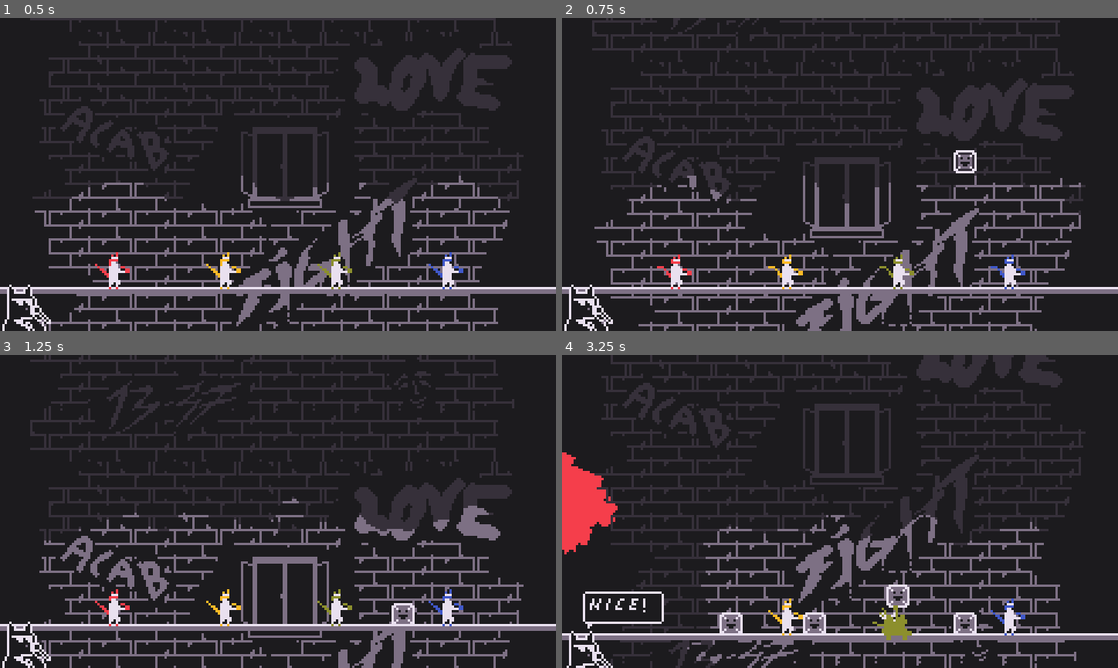
Above: before the commit, frames 1-4 (two rows, left to right).
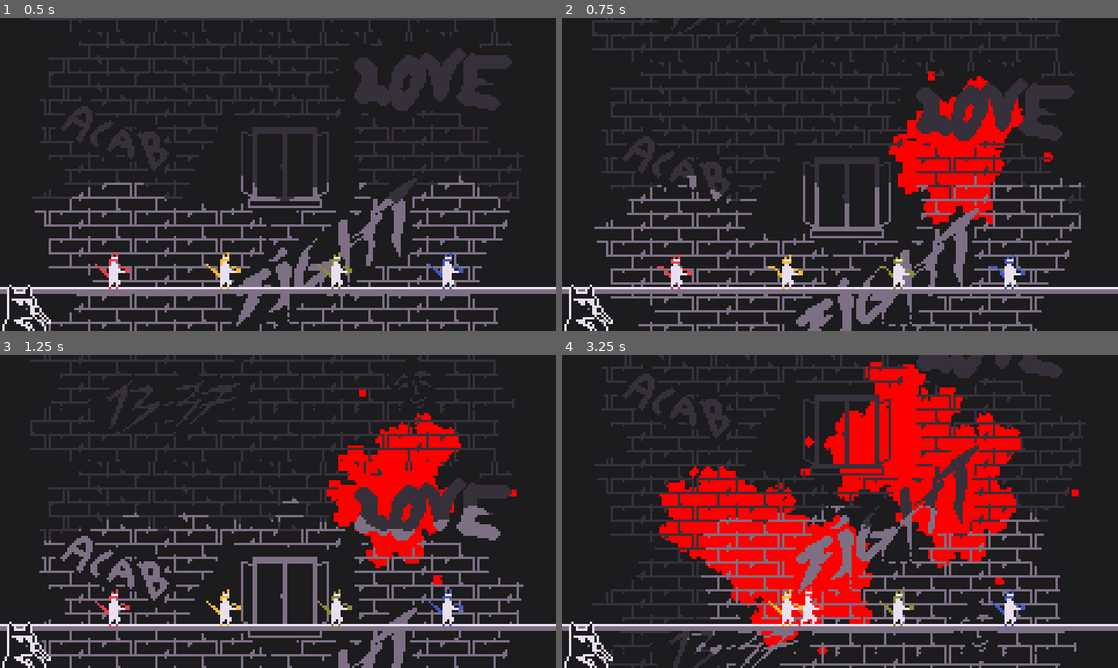
Above: after the commit, the same moments.

Repository: Daxidz/lospecjam01
Game: Godot game, scene res://src/fighter/Main.tscn
Same seed, same stepped clock (60 frames per second), same inputs: the game is played once before the commit and once after it.
Inputs (mouse positions are in pixels of both pictures, inside the frame that each line leads up to):
- Up to frame 1 (0.5 s): no input
- Up to frame 2 (0.75 s): tap Enter (ui_accept) at 0.5 s; move the mouse to (962, 158) at 0.52 s; hold D (ui_right) from 0.53 s (still down); hold Y (change_player) from 0.53 s (still down); click (962, 158) at 0.67 s
- Up to frame 3 (1.25 s): keep holding D (ui_right); keep holding Y (change_player); tap Enter (ui_accept) at 0.77 s
- Up to frame 4 (3.25 s): move the mouse to (728, 527) at 1.27 s; release Y (change_player) at 1.28 s; tap Y (change_player) at 1.35, 2.85 s; click (728, 527) at 1.42 s; tap Enter (ui_accept) at 1.52, 3.02 s; move the mouse to (895, 442) at 2.02 s; release D (ui_right) at 2.03 s; hold A (ui_left) 2.03-2.78 s; hold Y (change_player) 2.03-2.78 s; click (895, 442) at 2.17 s; move the mouse to (812, 574) at 2.77 s; hold D (ui_right) from 2.78 s (still down); click (812, 574) at 2.92 s

Frame 1 is identical in both runs. In frame 2, 4.4% of the frame differs, in the area x 58-89%, y 17-66%; in frame 3, 4.9%; in frame 4, 49%, in the area x 0-100%, y 0-100%.

Commit message:
Nicer splatters, run anim

Diff:
--- a/BloodSplatter.tscn
+++ b/BloodSplatter.tscn
@@ -1,14 +1,15 @@
-[gd_scene load_steps=8 format=2]
+[gd_scene load_steps=10 format=2]
 
 [ext_resource path="res://src/fighter/BloodSplatter.gd" type="Script" id=1]
 [ext_resource path="res://assets/img/fighter/smoke.png" type="Texture" id=2]
 [ext_resource path="res://src/fighter/aura.shader" type="Shader" id=3]
+[ext_resource path="res://assets/img/world/blood_small.png" type="Texture" id=4]
 
-[sub_resource type="ShaderMaterial" id=1]
+[sub_resource type="ShaderMaterial" id=6]
 resource_local_to_scene = true
 shader = ExtResource( 3 )
 shader_param/target_col = Color( 0.113725, 0.109804, 0.121569, 1 )
-shader_param/replace_col = Color( 0.964706, 0.247059, 0.298039, 1 )
+shader_param/replace_col = null
 
 [sub_resource type="Curve" id=2]
 _data = [ Vector2( 0, 1 ), 0.0, 0.0, 0, 0, Vector2( 0.822368, 0 ), 0.0, 0.0, 0, 0 ]
@@ -34,12 +35,27 @@
 scale_random = 0.24
 scale_curve = SubResource( 3 )
 
+[sub_resource type="ParticlesMaterial" id=5]
+emission_shape = 1
+emission_sphere_radius = 1.0
+flag_disable_z = true
+direction = Vector3( 0, 0, 0 )
+spread = 180.0
+gravity = Vector3( 0, 0, 0 )
+initial_velocity = 441.92
+initial_velocity_random = 0.38
+orbit_velocity = 0.0
+orbit_velocity_random = 0.0
+angle = 100.4
+angle_random = 0.51
+scale_random = 0.99
+
 [node name="BloodSplatter" type="Sprite"]
-position = Vector2( 191.514, 29.6416 )
+material = SubResource( 6 )
 script = ExtResource( 1 )
 
 [node name="Particles2D" type="Particles2D" parent="."]
-material = SubResource( 1 )
+use_parent_material = true
 emitting = false
 amount = 12
 lifetime = 0.3
@@ -51,4 +67,13 @@
 
 [node name="Timer" type="Timer" parent="."]
 
+[node name="SmallSplatters" type="Particles2D" parent="."]
+use_parent_material = true
+emitting = false
+amount = 17
+lifetime = 0.3
+one_shot = true
+process_material = SubResource( 5 )
+texture = ExtResource( 4 )
+
 [connection signal="timeout" from="Timer" to="." method="_on_Timer_timeout"]
--- a/src/Main.gd
+++ b/src/Main.gd
@@ -119,10 +119,10 @@
 		$Fighters.get_child(cur_fighter).control_disabled = false
 
 	if event is InputEventMouseButton and event.is_pressed():
-#		spawn_splatter(event.position, Color.red)
-		var b = Box.instance()
-		b.position = event.position
-		$Boxes.add_child(b)
+		spawn_splatter(event.position, Color.red)
+#		var b = Box.instance()
+#		b.position = event.position
+#		$Boxes.add_child(b)
 		pass
 
 func fight_end(player):
@@ -145,13 +145,13 @@
 	$SFX.position = player.position
 	$SFX.set_stream(HitSound)
 	$SFX.pitch_scale = rand_range(0.8, 1.1)
-	$SFX.play()
+#	$SFX.play()
 
 
 func spawn_splatter(position: Vector2, color: Color):
 	var s = Splater.instance()
-	s.get_node("Particles2D").material.set_shader_param("replace_col", color)
 	s.position = position
+	s.color = color
 	s.position.x = clamp(s.position.x, 0, viewport_size.x)
 	s.position.y = clamp(s.position.y, 0, viewport_size.y)
 	$Splatters.add_child(s)
--- a/src/commenter/TextBox.gd
+++ b/src/commenter/TextBox.gd
@@ -25,14 +25,10 @@
 	modulate = Color(1,1,1,0)
 
 func _on_Timer_timeout():
-	print("keke")
 	if nb_visible < text_lenght:
 		label.text += text[nb_visible]
-		print(text[nb_visible])
-		#label.percent_visible += step
 		timer.start(text_speed)
 	else:
-		print("stopping")
 		if autostop:
 			$EndTimer.start(1)
 
@@ -59,7 +55,7 @@
 	label.text = ""
 	nb_visible = 0
 	$Tween.interpolate_property($TextBox2, "rect_size", $TextBox2.rect_size, Vector2(0, $TextBox2.rect_size.y), 0.5, Tween.TRANS_BOUNCE)
-	$Tween.interpolate_property(self, "modulate", Color(1,1,1,1), Color(1,1,1,0), 0.5, Tween.TRANS_SINE)
+#	$Tween.interpolate_property(self, "modulate", Color(1,1,1,1), Color(1,1,1,0), 0.5, Tween.TRANS_SINE)
 	$Tween.start()
 
 
--- a/src/fighter/BloodSplatter.gd
+++ b/src/fighter/BloodSplatter.gd
@@ -1,8 +1,13 @@
 extends Sprite
 
+var color: Color
+
 func splater():
+	material.set_shader_param("replace_col", color)
 	$Particles2D.emitting = true
 	$Particles2D.speed_scale = 1.6
+	$SmallSplatters.speed_scale = 1.6
+	$SmallSplatters.emitting = true
 	$Timer.start(0.1)
 
 func _ready():
@@ -13,3 +18,4 @@
 #	$Particles2D.emitting = false
 
 	$Particles2D.speed_scale = 0
+	$SmallSplatters.speed_scale = 0
--- a/src/fighter/Fighter.gd
+++ b/src/fighter/Fighter.gd
@@ -117,6 +117,15 @@
 	if position.x > get_viewport_rect().size.x + ko_margin or position.y > get_viewport_rect().size.y +ko_margin or position.x < -ko_margin:
 		emit_signal("dead", self)
 
+	if is_on_floor():
+		if abs(velocity.x) >0.2:
+
+			print("running")
+			state_machine.travel("run")
+		else:
+			print("idling")
+			state_machine.travel("idle")
+
 func _physics_process(delta):
 	get_input()
 	velocity.y += cur_gravity * delta
--- a/src/fighter/Fighter.tscn
+++ b/src/fighter/Fighter.tscn
@@ -80,47 +80,80 @@
 "values": [ 9, 10 ]
 }
 
-[sub_resource type="AnimationNodeAnimation" id=7]
+[sub_resource type="Animation" id=7]
+resource_name = "run"
+length = 0.32
+loop = true
+step = 0.02
+tracks/0/type = "value"
+tracks/0/path = NodePath("Sprite:frame")
+tracks/0/interp = 1
+tracks/0/loop_wrap = true
+tracks/0/imported = false
+tracks/0/enabled = true
+tracks/0/keys = {
+"times": PoolRealArray( 0, 0.08, 0.16, 0.24 ),
+"transitions": PoolRealArray( 1, 1, 1, 1 ),
+"update": 1,
+"values": [ 11, 12, 13, 14 ]
+}
+
+[sub_resource type="AnimationNodeAnimation" id=8]
 animation = "attack"
 
-[sub_resource type="AnimationNodeAnimation" id=8]
+[sub_resource type="AnimationNodeAnimation" id=9]
 animation = "idle"
 
-[sub_resource type="AnimationNodeAnimation" id=9]
+[sub_resource type="AnimationNodeAnimation" id=10]
 animation = "knockback"
 
-[sub_resource type="AnimationNodeStateMachineTransition" id=10]
-
-[sub_resource type="AnimationNodeStateMachineTransition" id=11]
+[sub_resource type="AnimationNodeAnimation" id=11]
+animation = "run"
+
+[sub_resource type="AnimationNodeStateMachineTransition" id=12]
+
+[sub_resource type="AnimationNodeStateMachineTransition" id=13]
 switch_mode = 2
 auto_advance = true
 
-[sub_resource type="AnimationNodeStateMachineTransition" id=12]
-
-[sub_resource type="AnimationNodeStateMachineTransition" id=13]
-
 [sub_resource type="AnimationNodeStateMachineTransition" id=14]
+
+[sub_resource type="AnimationNodeStateMachineTransition" id=15]
+
+[sub_resource type="AnimationNodeStateMachineTransition" id=16]
 switch_mode = 2
 
-[sub_resource type="AnimationNodeStateMachine" id=15]
-states/attack/node = SubResource( 7 )
+[sub_resource type="AnimationNodeStateMachineTransition" id=17]
+
+[sub_resource type="AnimationNodeStateMachineTransition" id=18]
+
+[sub_resource type="AnimationNodeStateMachineTransition" id=19]
+
+[sub_resource type="AnimationNodeStateMachineTransition" id=20]
+switch_mode = 2
+
+[sub_resource type="AnimationNodeStateMachine" id=21]
+states/attack/node = SubResource( 8 )
 states/attack/position = Vector2( 441, 99 )
-states/idle/node = SubResource( 8 )
-states/idle/position = Vector2( 199, 85 )
-states/knockback/node = SubResource( 9 )
-states/knockback/position = Vector2( 302, 203 )
-transitions = [ "idle", "attack", SubResource( 10 ), "attack", "idle", SubResource( 11 ), "idle", "knockback", SubResource( 12 ), "knockback", "idle", SubResource( 13 ), "attack", "knockback", SubResource( 14 ) ]
+states/idle/node = SubResource( 9 )
+states/idle/position = Vector2( 205, 68 )
+states/knockback/node = SubResource( 10 )
+states/knockback/position = Vector2( 247, -90 )
+states/run/node = SubResource( 11 )
+states/run/position = Vector2( 105, 194 )
+transitions = [ "idle", "attack", SubResource( 12 ), "attack", "idle", SubResource( 13 ), "idle", "knockback", SubResource( 14 ), "knockback", "idle", SubResource( 15 ), "attack", "knockback", SubResource( 16 ), "idle", "run", SubResource( 17 ), "run", "idle", SubResource( 18 ), "run", "attack", SubResource( 19 ), "attack", "run", SubResource( 20 ) ]
 start_node = "idle"
-
-[sub_resource type="AnimationNodeStateMachinePlayback" id=16]
-
-[sub_resource type="RectangleShape2D" id=17]
+graph_offset = Vector2( -407.261, -132.862 )
+
+[sub_resource type="AnimationNodeStateMachinePlayback" id=22]
+
+[sub_resource type="RectangleShape2D" id=23]
 extents = Vector2( 9.54864, 8.42047 )
 
-[sub_resource type="RectangleShape2D" id=18]
+[sub_resource type="RectangleShape2D" id=24]
 extents = Vector2( 3, 7 )
 
-[sub_resource type="Shader" id=19]
+[sub_resource type="Shader" id=25]
 resource_local_to_scene = true
 code = "shader_type canvas_item;
 
@@ -220,7 +253,7 @@
 material = SubResource( 2 )
 z_index = 1
 texture = ExtResource( 1 )
-hframes = 11
+hframes = 15
 frame = 1
 
 [node name="CollisionShape2D" type="CollisionShape2D" parent="."]
@@ -234,12 +267,13 @@
 anims/attack = SubResource( 4 )
 anims/idle = SubResource( 5 )
 anims/knockback = SubResource( 6 )
+anims/run = SubResource( 7 )
 
 [node name="AnimationTree" type="AnimationTree" parent="."]
-tree_root = SubResource( 15 )
+tree_root = SubResource( 21 )
 anim_player = NodePath("../AnimationPlayer")
 active = true
-parameters/playback = SubResource( 16 )
+parameters/playback = SubResource( 22 )
 
 [node name="Hitbox" type="Area2D" parent="."]
 collision_layer = 4
@@ -247,29 +281,30 @@
 
 [node name="CollisionShape2D" type="CollisionShape2D" parent="Hitbox"]
 position = Vector2( 10.3695, -2.14604 )
-shape = SubResource( 17 )
+shape = SubResource( 23 )
+disabled = true
 
 [node name="Hurbox" type="Area2D" parent="."]
 collision_layer = 2
 collision_mask = 4
 
 [node name="CollisionShape2D" type="CollisionShape2D" parent="Hurbox"]
-shape = SubResource( 18 )
+shape = SubResource( 24 )
 
 [node name="KnockbackTimer" type="Timer" parent="."]
 wait_time = 0.5
 one_shot = true
 
 [node name="Sprite2" type="AnimatedSprite" parent="."]
-material = SubResource( 20 )
+material = SubResource( 26 )
 position = Vector2( 2, -1 )
-frames = SubResource( 28 )
+frames = SubResource( 34 )
 script = ExtResource( 6 )
 
 [node name="Timer" type="Timer" parent="Sprite2"]
 
 [node name="Particles2D" type="Particles2D" parent="."]
-material = SubResource( 29 )
+material = SubResource( 35 )
 position = Vector2( -1.54339, 4.20923 )
 z_index = 1
 emitting = false
@@ -278,13 +313,13 @@
 explosiveness = 0.18
 randomness = 0.22
 local_coords = false
-process_material = SubResource( 32 )
+process_material = SubResource( 38 )
 texture = ExtResource( 5 )
 
 [node name="Bandana" parent="." instance=ExtResource( 7 )]
 visible = false
 position = Vector2( 0, -4 )
-points = PoolVector2Array( 0, 0, -3, 0.0999974, -4, -0.47767, -5, -1.0363, -6, -1.55361 )
+points = PoolVector2Array( 0, 0, -3, -1.82222, -4, -2.25184, -5, -2.59169, -6, -2.82821 )
 displacement = 2.0
 freq = 1.0
 
Binary file changed: assets/img/fighter/fighter.aseprite
Binary file changed: assets/img/fighter/fighter.png
Binary file added: assets/img/world/blood_small.aseprite
Binary file added: assets/img/world/blood_small.png
Not shown, added: assets/img/world/blood_small.png.import
Not shown: 3 places in src/fighter/Fighter.tscn that only renumber resources
